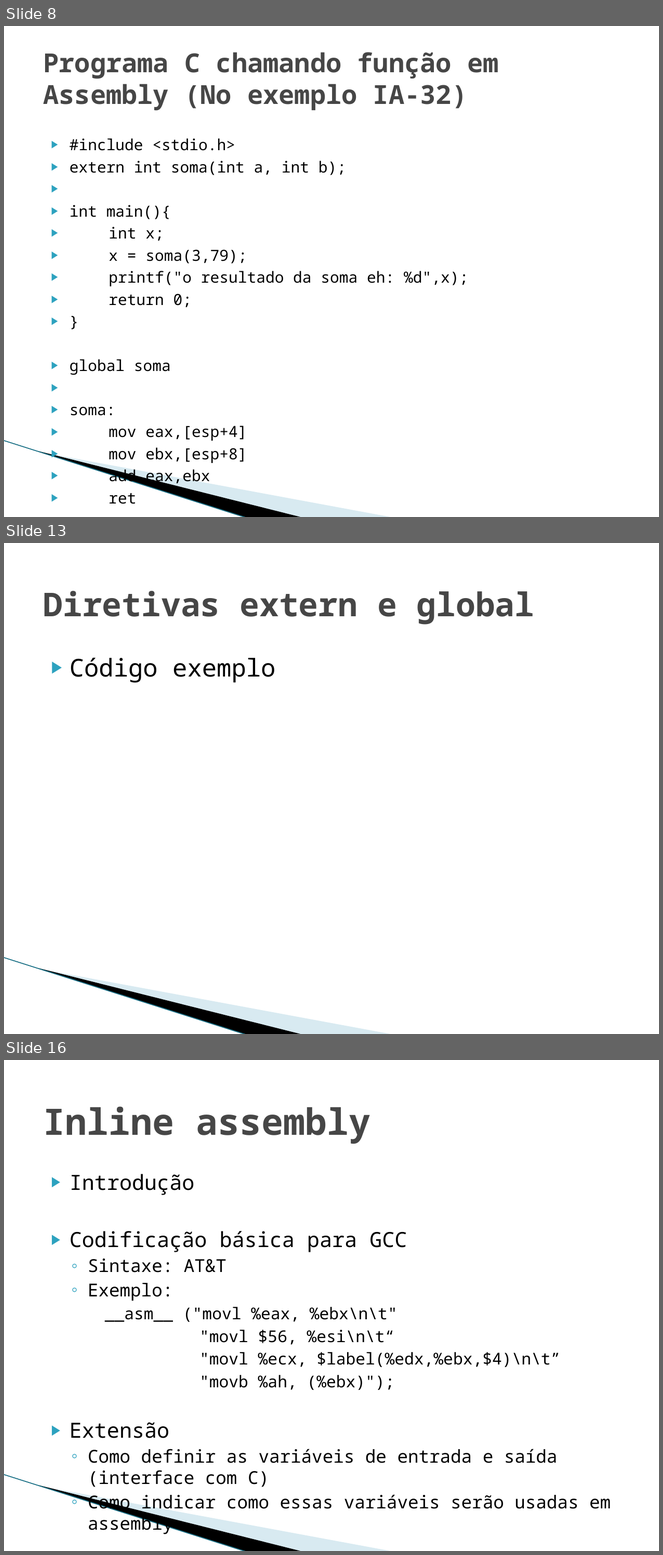
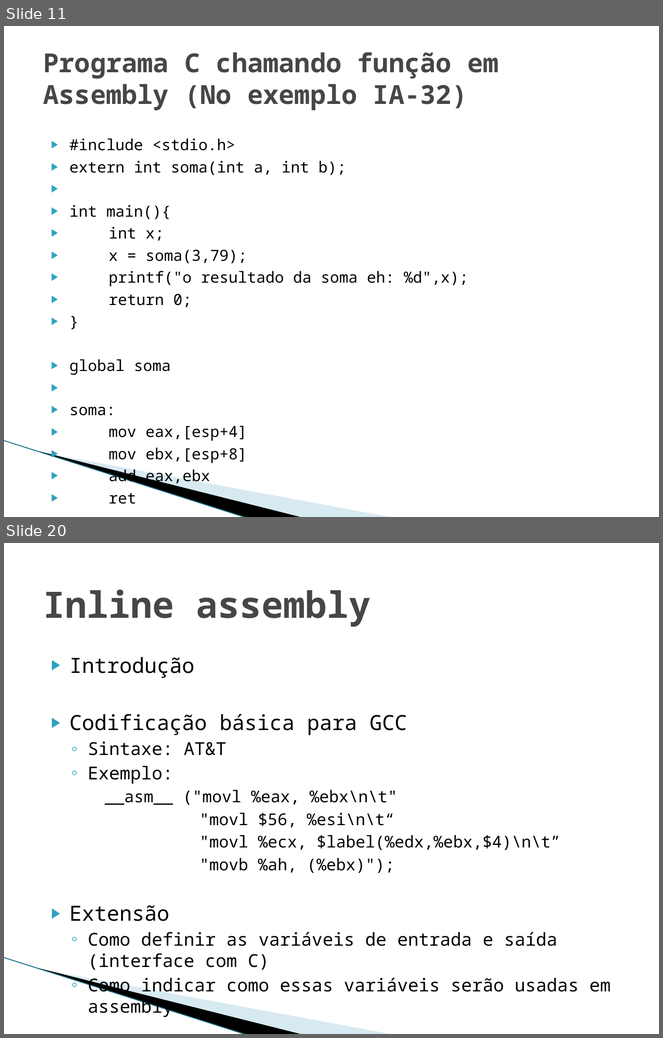
Before and after one commit to phdenis40/mips-assembler-unb, a slide deck: seminario/Interface entre C e Assemby 8085.pptx. Shown one above the other, each under a label of ours: slides 8, 13 and 16 before the commit, slides 11 and 20 after it; the slides between them are not shown. The pictures are 663x1555 and 663x1038 pixels, drawn with LibreOffice and Linux fonts; fonts in the diff are those of the drawing; background and template pictures are left out. Boxes give left, top, right and bottom in pixels: in the first picture for what was removed or moved away, otherwise in the second. Text is boxed around its words. In the diff, an @@ line names an element or a change of style, - is before the commit and + after.

```diff
--- a/seminario/Interface entre C e Assemby 8085.pptx
+++ b/seminario/Interface entre C e Assemby 8085.pptx
@@ slide 13 removed at (x1=4, y1=543, x2=659, y2=1034), background #FFFFFF; not listed: 3 template elements that a slide beside it also shows @@
@@ title removed at (x1=43, y1=591, x2=535, y2=625) @@
-Diretivas extern e global
@@ text removed at (x1=70, y1=657, x2=275, y2=683) @@
-▶ Código exemplo
@@ what was slide 8 is now slide 11 @@
@@ what was slide 16 is now slide 20 @@
```
Also in this commit, not shown: 8 slides changed, 10 slides added, 5 other slides removed.
